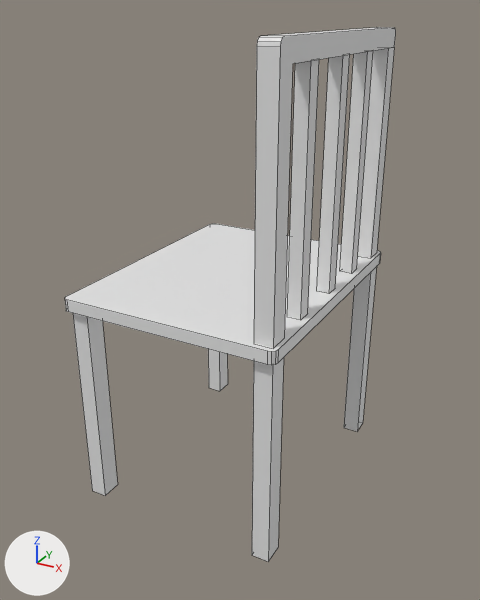
What one commit did to the FBX model Models/basic_chair.fbx.
Camera for both pictures: a camera (50 mm lens) standing at (5.18, -9.04, 7.74) and looking at (0.31, -0.18, 3.32). Every picture has the same lights, and +X, +Y and +Z are marked at lower left. Mesh edges are drawn as thin lines.
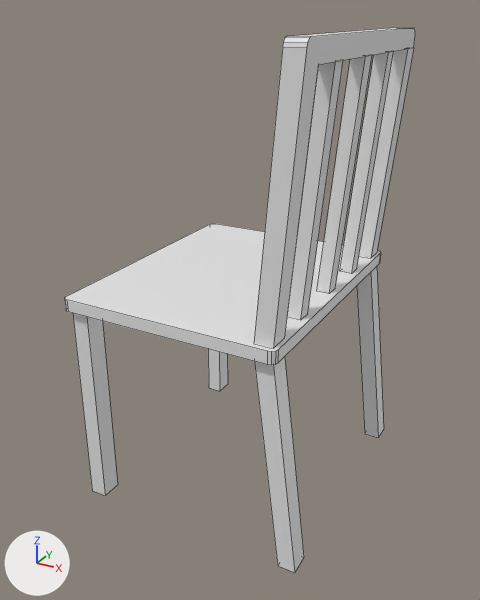
Commit message: Added a little something to the basic chair.  Created a more decorated "Headmaster" style chair.

Boxes (x1, y1, x2, y2) around the edits, measured in the pictures (480 x 600 px; the box of a moved part takes in the faces that stretch with it):
'Cube.015', reshaped: before (65, 27, 396, 562); after (65, 28, 415, 573)
part 1 of me_cube_015, moved or reshaped: before (254, 27, 396, 348); after (254, 28, 415, 348)
part 2 of me_cube_015, moved or reshaped: before (252, 358, 284, 562); after (254, 357, 304, 573)
part 3 of me_cube_015, moved or reshaped: before (344, 268, 376, 431); after (357, 267, 384, 438)

The change, as a diff of the scene's bpy script:
```diff
--- a/Models/basic_chair.fbx.py
+++ b/Models/basic_chair.fbx.py
@@ me_cube_015 @@
 me_cube_015.from_pydata(...)  # 120 vertices, 72 faces; spans x -1.68..1.93, y -2.19..2.25, z 0.01..7.46
 # used by ob_cube_015; location = (0.0, 0.0, 0.0)
 # before: 1 (1.85, -1.74, 0.01) at pixel (278, 547), 4 (1.57, -1.74, 0.01), 6 (1.57, -2.08, 0.01) at pixel (251, 555), 7 (1.85, -2.08, 0.01) at pixel (268, 561)
 # before: 9 (1.87, 2.17, 0.01) at pixel (362, 423), 12 (1.58, 2.17, 0.01), 14 (1.58, 1.83, 0.01) at pixel (343, 427), 15 (1.87, 1.83, 0.01) at pixel (357, 431)
+# me_cube_015 part 1: all 38 vertices in x 1.57..1.85, y -2.08..2.17, z 7.17..7.46 are moved by (0.31, 0.0, 0.0)
+# me_cube_015 part 2
+for i in [1, 4, 6, 7]: me_cube_015.vertices[i].co += Vector((0.44, 0.0, 0.0))
+# me_cube_015 part 3
+for i in [9, 12, 14, 15]: me_cube_015.vertices[i].co += Vector((0.44, 0.0, 0.0))
 me_cube_015.materials.append(mat_material)
```
